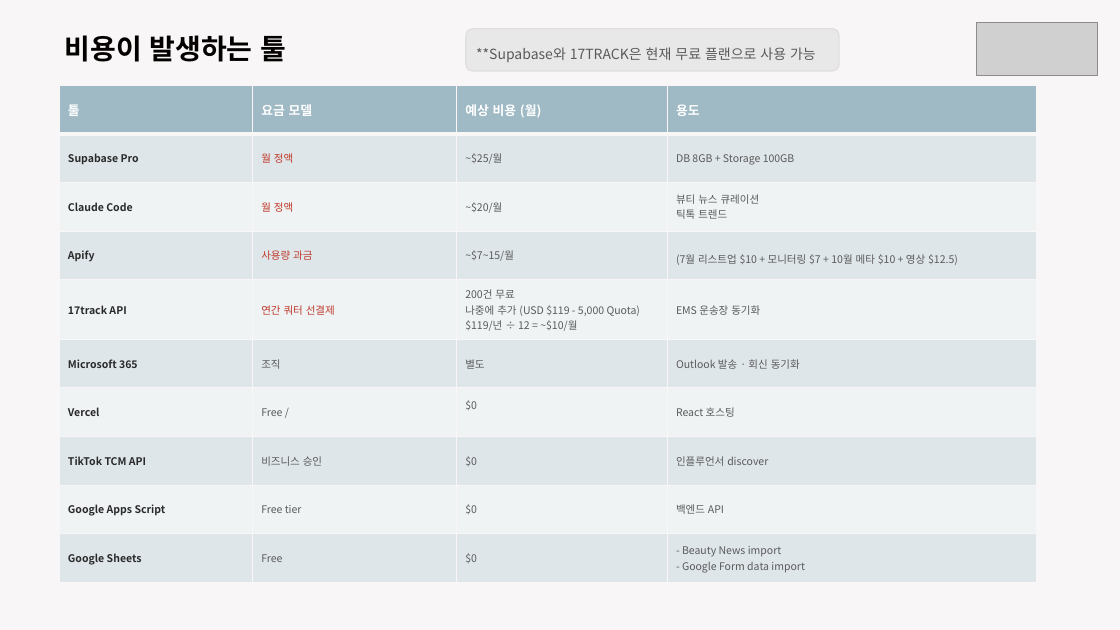
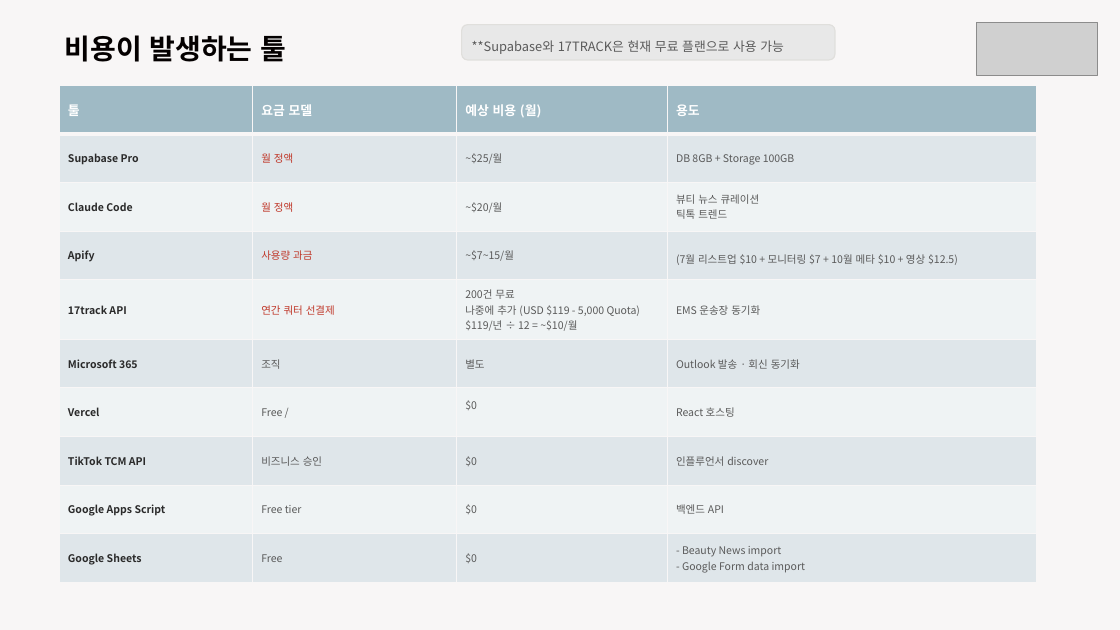
Before and after one commit to kaydeeloka/collab-net, a slide deck: slide 16 of docs/[Mi Muse] 대시보드 자동화 시스템.pptx. Drawn at 1120x630 pixels with LibreOffice and Linux fonts; fonts in the diff are those of the drawing; grey boxes stand for pictures; background and template pictures are left out. Boxes give left, top, right and bottom in pixels: in the first picture for what was removed or moved away, otherwise in the second. Text is boxed around its words. In the diff, an @@ line names an element or a change of style, - is before the commit and + after.

```diff
--- a/docs/[Mi Muse] 대시보드 자동화 시스템.pptx
+++ b/docs/[Mi Muse] 대시보드 자동화 시스템.pptx
@@ rounded rectangle "**Supabase와 17TRACK은 현재 무료 플랜으로 ...": place and size @@
-rounded rectangle "**Supabase와 17TRACK은 현재 무료 플랜으로 ..." at (466, 29, 839, 71)
+rounded rectangle "**Supabase와 17TRACK은 현재 무료 플랜으로 ..." at (462, 24, 835, 60)
@@ rounded rectangle "**Supabase와 17TRACK은 현재 무료 플랜으로 ..." at (462, 24, 835, 60): size 12 to 11 pt @@
```
Also in this commit, not shown: 9 other slides changed, 2 slides added, 2 slides removed, 6 other files.
